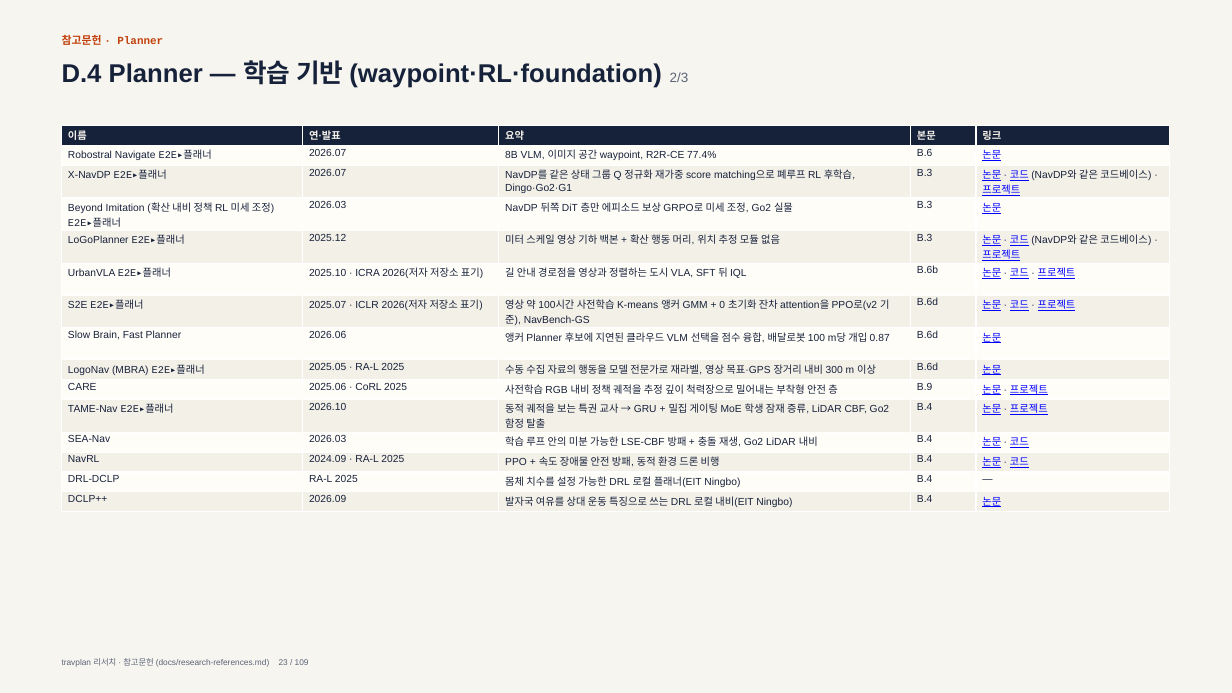
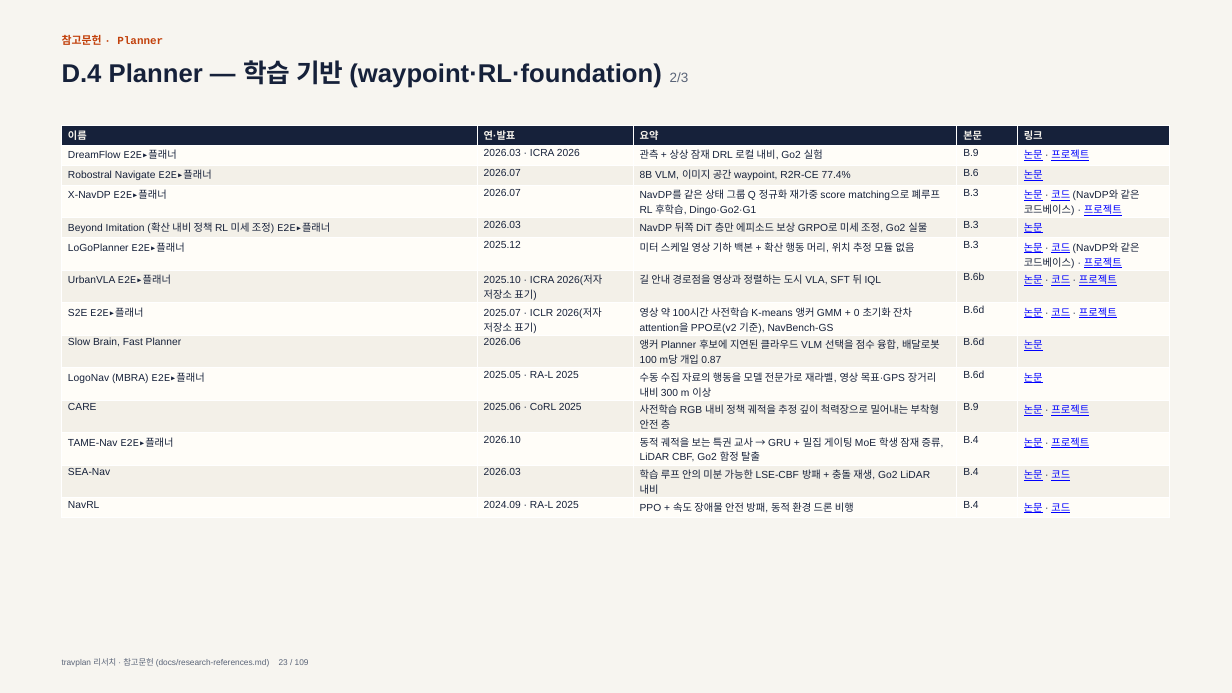
Before and after one commit to Geonhee-LEE/travplan-site, a slide deck: slide 23 of slides/research-references/research-references.pptx. Drawn at 1232x693 pixels with LibreOffice and Linux fonts; fonts in the diff are those of the drawing. Boxes give left, top, right and bottom in pixels: in the first picture for what was removed or moved away, otherwise in the second. Text is boxed around its words. In the diff, an @@ line names an element or a change of style, - is before the commit and + after.

```diff
--- a/slides/research-references/research-references.pptx
+++ b/slides/research-references/research-references.pptx
@@ table at box(62, 126, 1170, 517) @@
+row 2: DreamFlow E2E▸플래너 | 2026.03 · ICRA 2026 | 관측 + 상상 잠재 DRL 로컬 내비, Go2 실험 | B.9 | 논문 · 프로젝트
-row 14: DRL-DCLP | RA-L 2025 | 몸체 치수를 설정 가능한 DRL 로컬 플래너(EIT Ningbo) | B.4 | —
-row 15: DCLP++ | 2026.09 | 발자국 여유를 상대 운동 특징으로 쓰는 DRL 로컬 내비(EIT Ningbo) | B.4 | 논문
```
Also in this commit, not shown: 2 other slides changed, 7 other files.
